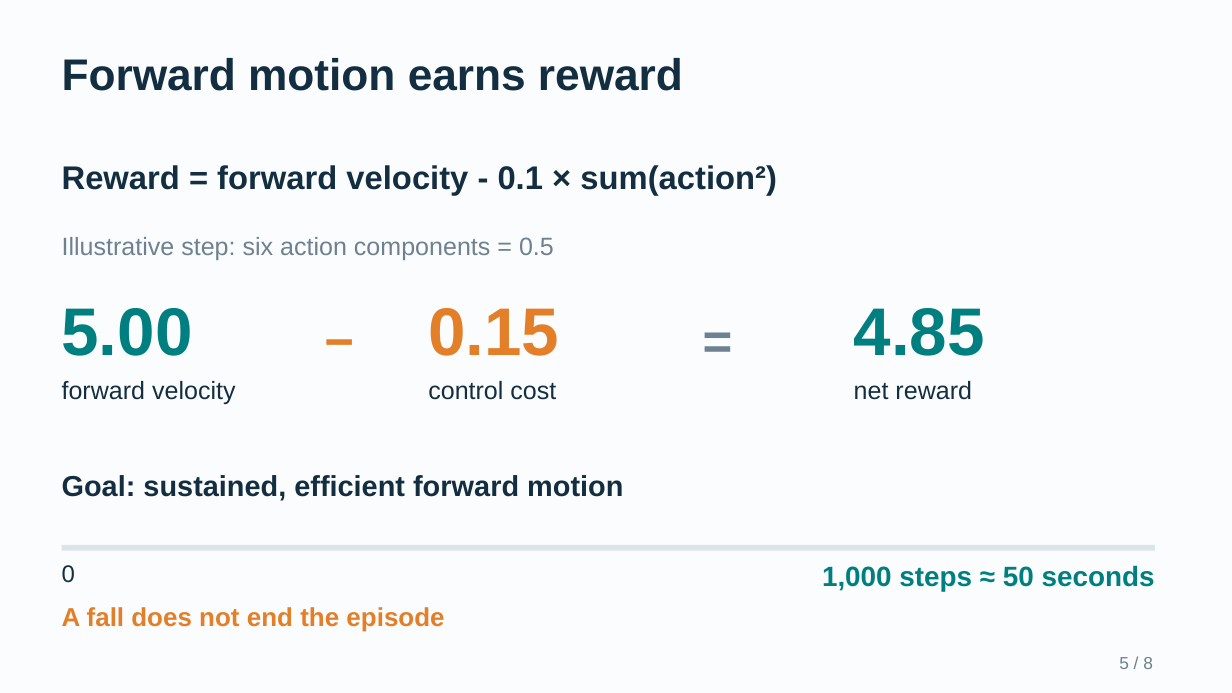
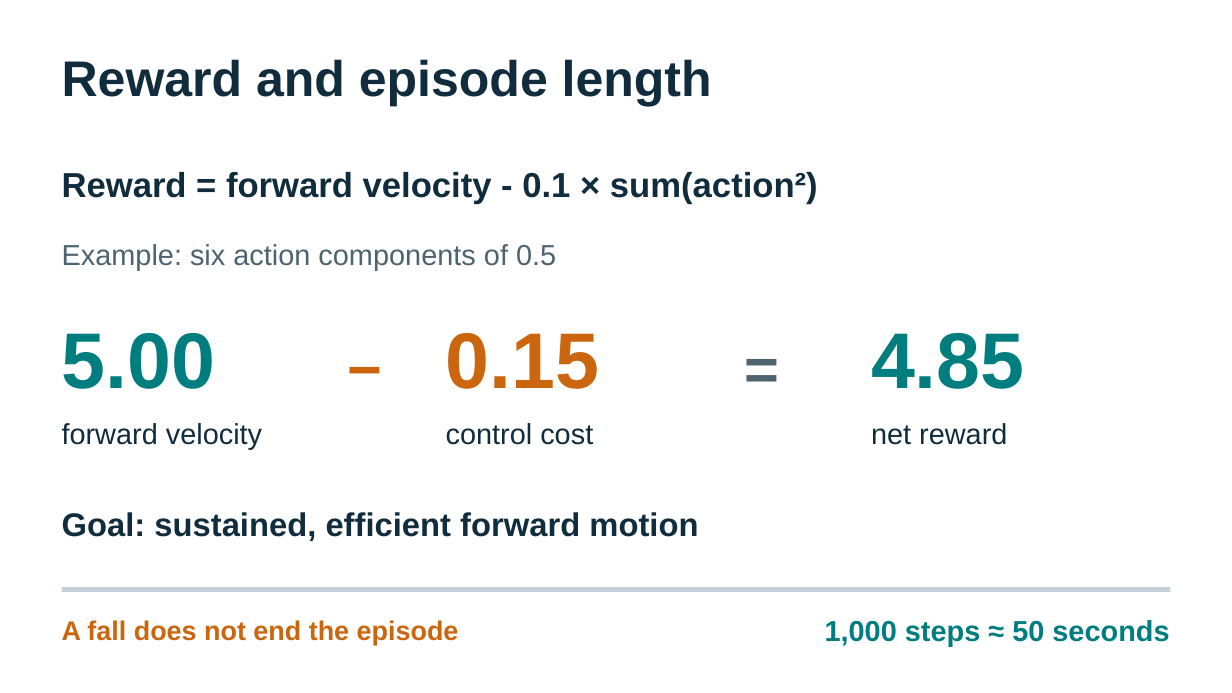
Before and after one commit to MedvAx-AI/iql-halfcheetah, a slide deck: slide 5 of docs/presentation/IQL_RL_Proposal.pptx. Drawn at 1232x693 pixels with LibreOffice and Linux fonts; fonts in the diff are those of the drawing. Boxes give left, top, right and bottom in pixels: in the first picture for what was removed or moved away, otherwise in the second. Text is boxed around its words. In the diff, an @@ line names an element or a change of style, - is before the commit and + after.

```diff
--- a/docs/presentation/IQL_RL_Proposal.pptx
+++ b/docs/presentation/IQL_RL_Proposal.pptx
@@ background #FBFCFD to #FFFFFF @@
@@ text at [62,59,712,106]: text changed; size 34.5 to 39 pt; text colour #132E40 to #112D3D @@
-Forward motion earns reward
+Reward and episode length
@@ text "Reward = forward velocity - ..." at [62,172,818,204]: size 25.5 to 27 pt, text colour #132E40 to #112D3D @@
@@ text at [62,244,556,270]: text changed; size 19.5 to 22.5 pt; text colour #6D8190 to #4E6370 @@
-Illustrative step: six action components = 0.5
+Example: six action components of 0.5
@@ text "5.00" at [62,333,216,389]: size 52.5 to 61.5 pt, text colour #007F80 to #007D7F @@
@@ text "5.00": place and size @@
-text "5.00" at [62,308,193,356]
+text "5.00" at [62,333,216,389]
@@ text "0.15": place and size @@
-text "0.15" at [428,308,559,356]
+text "0.15" at [446,333,600,389]
@@ text "0.15" at [446,333,600,389]: size 52.5 to 61.5 pt, text colour #E47F29 to #CB650E @@
@@ text "4.85": place and size @@
-text "4.85" at [854,308,985,356]
+text "4.85" at [871,333,1025,389]
@@ text "4.85" at [871,333,1025,389]: size 52.5 to 61.5 pt, text colour #007F80 to #007D7F @@
@@ text "−": place and size @@
-text "−" at [324,309,387,372]
+text "−" at [348,331,415,408]
@@ text "−" at [348,331,415,408]: size 39.8 to 46.5 pt, text colour #E47F29 to #CB650E @@
@@ text "=": place and size @@
-text "=" at [702,309,765,372]
+text "=" at [745,331,812,408]
@@ text "=" at [745,331,812,408]: size 39.8 to 46.5 pt, text colour #6D8190 to #4E6370 @@
@@ text "forward velocity": place and size @@
-text "forward velocity" at [62,381,236,404]
+text "forward velocity" at [62,423,262,450]
@@ size 19.5 to 22.5 pt, text colour #132E40 to #112D3D in 3 elements at [871,423,1007,445], [62,423,262,450], [446,423,593,445] @@
@@ text "control cost": place and size @@
-text "control cost" at [428,381,556,400]
+text "control cost" at [446,423,593,445]
@@ text "net reward": place and size @@
-text "net reward" at [854,381,972,400]
+text "net reward" at [871,423,1007,445]
@@ text "Goal: sustained, efficient forward motion": place and size @@
-text "Goal: sustained, efficient forward motion" at [62,475,623,501]
+text "Goal: sustained, efficient forward motion" at [62,512,698,541]
@@ text "Goal: sustained, efficient forward motion" at [62,512,698,541]: size 22.5 to 25.5 pt, text colour #132E40 to #112D3D @@
@@ text removed at [62,565,75,583] @@
-0
@@ rectangle: place and size @@
-rectangle at [62,545,1155,551]
+rectangle at [62,587,1171,592]
@@ rectangle at [62,587,1171,592]: fill #DBE4E9 to #C4D1D8 @@
@@ text "A fall does not end ...": place and size @@
-text "A fall does not end ..." at [62,607,444,632]
+text "A fall does not end ..." at [62,620,459,645]
@@ text "A fall does not end ..." at [62,620,459,645]: size 20.2 to 21 pt, text colour #E47F29 to #CB650E @@
@@ text "1,000 steps ≈ 50 seconds": place and size @@
-text "1,000 steps ≈ 50 seconds" at [822,565,1155,591]
+text "1,000 steps ≈ 50 seconds" at [825,620,1169,647]
@@ text "1,000 steps ≈ 50 seconds" at [825,620,1169,647]: size 21.8 to 22.5 pt, text colour #007F80 to #007D7F @@
@@ text removed at [1119,657,1153,669] @@
-5 / 8
```
Also in this commit, not shown: 7 other slides changed, 9 other files.
